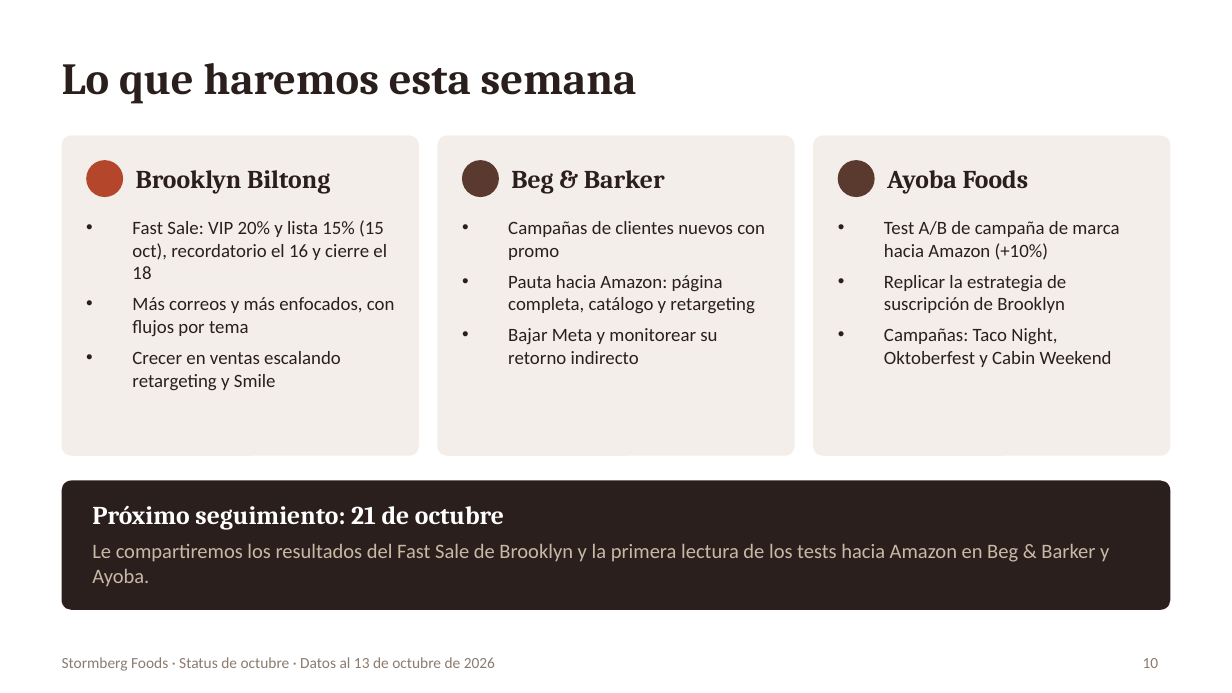
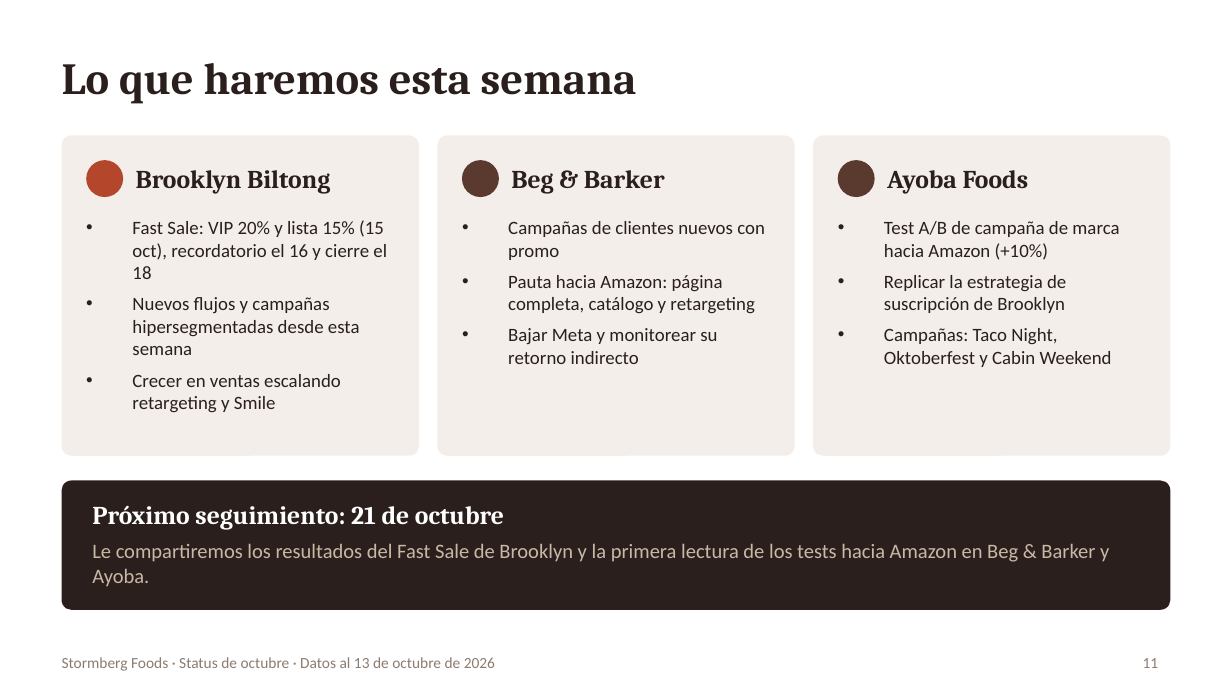
Before and after one commit to YamiCRebold/Stormberg2026, a slide deck: slide 11 of status_ceo/Stormberg_Status_CEO_Oct2026_ES.pptx (slide 10 before the commit). Drawn at 1232x693 pixels with LibreOffice and Linux fonts; fonts in the diff are those of the drawing. Boxes give left, top, right and bottom in pixels: in the first picture for what was removed or moved away, otherwise in the second. Text is boxed around its words. In the diff, an @@ line names an element or a change of style, - is before the commit and + after.

```diff
--- a/status_ceo/Stormberg_Status_CEO_Oct2026_ES.pptx
+++ b/status_ceo/Stormberg_Status_CEO_Oct2026_ES.pptx
@@ text at (132, 297, 360, 355): text changed @@
-• Más correos y más enfocados, con flujos por tema
+• Nuevos flujos y campañas hipersegmentadas desde esta semana
@@ page number at (1143, 658, 1159, 668): text changed @@
-10
+11
```
Also in this commit, not shown: 1 other slide changed, 1 slide added, 2 other files.
